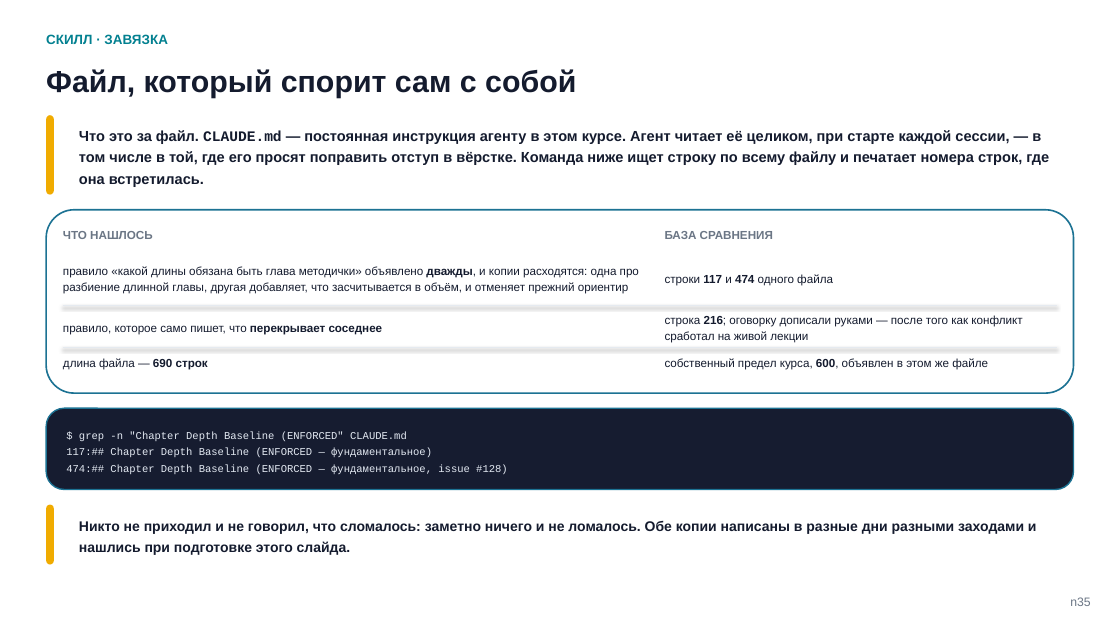
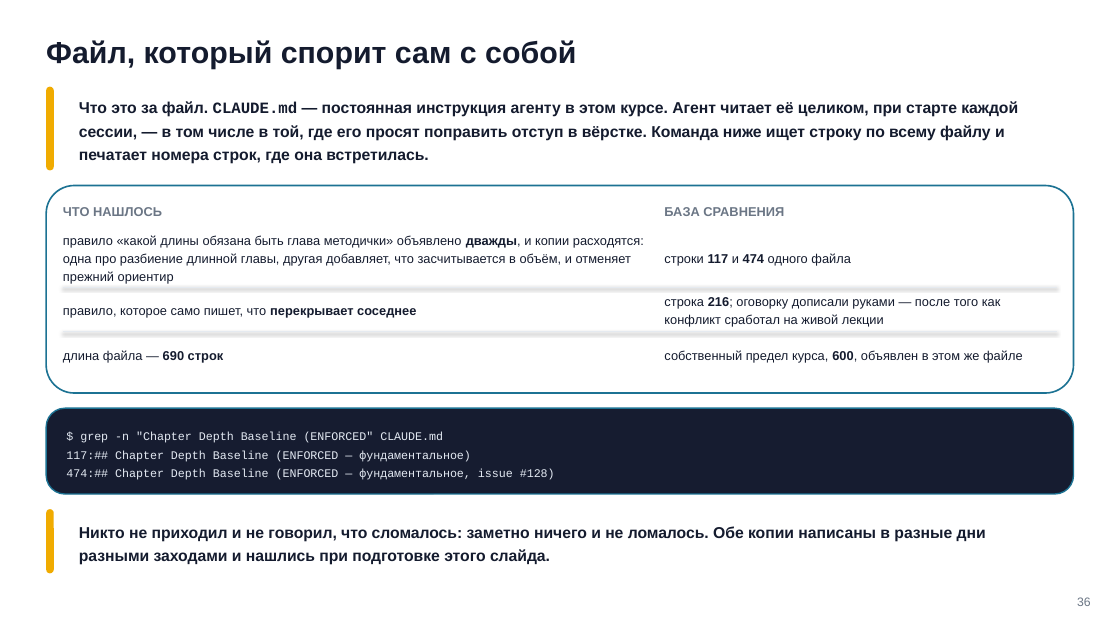
Before and after one commit to tellina-study/AI-usage-lessons, a slide deck: slide 36 of library/seminars/sem-05/rendered/sem-05.pptx. Drawn at 1120x630 pixels with LibreOffice and Linux fonts; fonts in the diff are those of the drawing. Boxes give left, top, right and bottom in pixels: in the first picture for what was removed or moved away, otherwise in the second. Text is boxed around its words. In the diff, an @@ line names an element or a change of style, - is before the commit and + after.

Commit message:
Надзаголовки жанра сняты со всех слайдов, плашка-подсказка убрана, номер стал сквозным числом из порядка деки #211

```diff
--- a/library/seminars/sem-05/rendered/sem-05.pptx
+++ b/library/seminars/sem-05/rendered/sem-05.pptx
@@ text "Файл, который спорит сам с ...": place and size @@
-text "Файл, который спорит сам с ..." at (46, 69, 576, 98)
+text "Файл, который спорит сам с ..." at (46, 40, 576, 70)
@@ text removed at (46, 34, 167, 44) @@
-СКИЛЛ · ЗАВЯЗКА
@@ rounded rectangle: place and size @@
-rounded rectangle at (46, 115, 54, 195)
+rounded rectangle at (46, 87, 54, 171)
@@ text "Что это за файл. CLAUDE.md ...": place and size @@
-text "Что это за файл. CLAUDE.md ..." at (79, 130, 1049, 187)
+text "Что это за файл. CLAUDE.md ..." at (79, 101, 1018, 164)
@@ text "Что это за файл. CLAUDE.md ..." at (79, 101, 1018, 164): size 12.5 to 13.5 pt @@
@@ rounded rectangle at (46, 186, 1074, 393): proportions changed @@
@@ rounded rectangle: place and size @@
-rounded rectangle at (46, 210, 1074, 393)
+rounded rectangle at (46, 186, 1074, 393)
@@ text "ЧТО НАШЛОСЬ": place and size @@
-text "ЧТО НАШЛОСЬ" at (63, 231, 152, 239)
+text "ЧТО НАШЛОСЬ" at (63, 207, 162, 216)
@@ size 10 to 11 pt in 8 elements at (63, 350, 224, 363), (664, 350, 1023, 363), (63, 308, 416, 318), (664, 297, 1001, 327), (63, 235, 644, 284), (664, 253, 851, 266), (63, 207, 162, 216), (664, 207, 784, 216) @@
@@ text "БАЗА СРАВНЕНИЯ": place and size @@
-text "БАЗА СРАВНЕНИЯ" at (665, 231, 773, 239)
+text "БАЗА СРАВНЕНИЯ" at (664, 207, 784, 216)
@@ 4 texts, 1 line: place and size @@
-4 texts, 1 line at (63, 266, 1057, 343)
+4 texts, 1 line at (63, 235, 1057, 327)
@@ text "длина файла — 690 строк": place and size @@
-text "длина файла — 690 строк" at (63, 358, 208, 370)
+text "длина файла — 690 строк" at (63, 350, 224, 363)
@@ line moved from (63, 348) - (1057, 348) to (63, 332) - (1057, 332) @@
@@ text "собственный предел курса, 600, объявлен ...": place and size @@
-text "собственный предел курса, 600, объявлен ..." at (665, 358, 988, 370)
+text "собственный предел курса, 600, объявлен ..." at (664, 350, 1023, 363)
@@ rounded rectangle: place and size @@
-rounded rectangle at (46, 408, 1074, 490)
+rounded rectangle at (46, 408, 1074, 494)
@@ rounded rectangle at (46, 408, 1074, 494): proportions changed @@
@@ text "$ grep -n "Chapter Depth ..." at (66, 432, 555, 480): size 9 to 10 pt @@
@@ rounded rectangle: place and size @@
-rounded rectangle at (46, 505, 54, 565)
+rounded rectangle at (46, 509, 54, 573)
@@ text "Никто не приходил и не ..." at (79, 526, 986, 565): size 12 to 13.5 pt @@
@@ text at (1077, 597, 1091, 606): text changed @@
-n35
+36
```
Also in this commit, not shown: 67 other slides changed, 6 other files.
